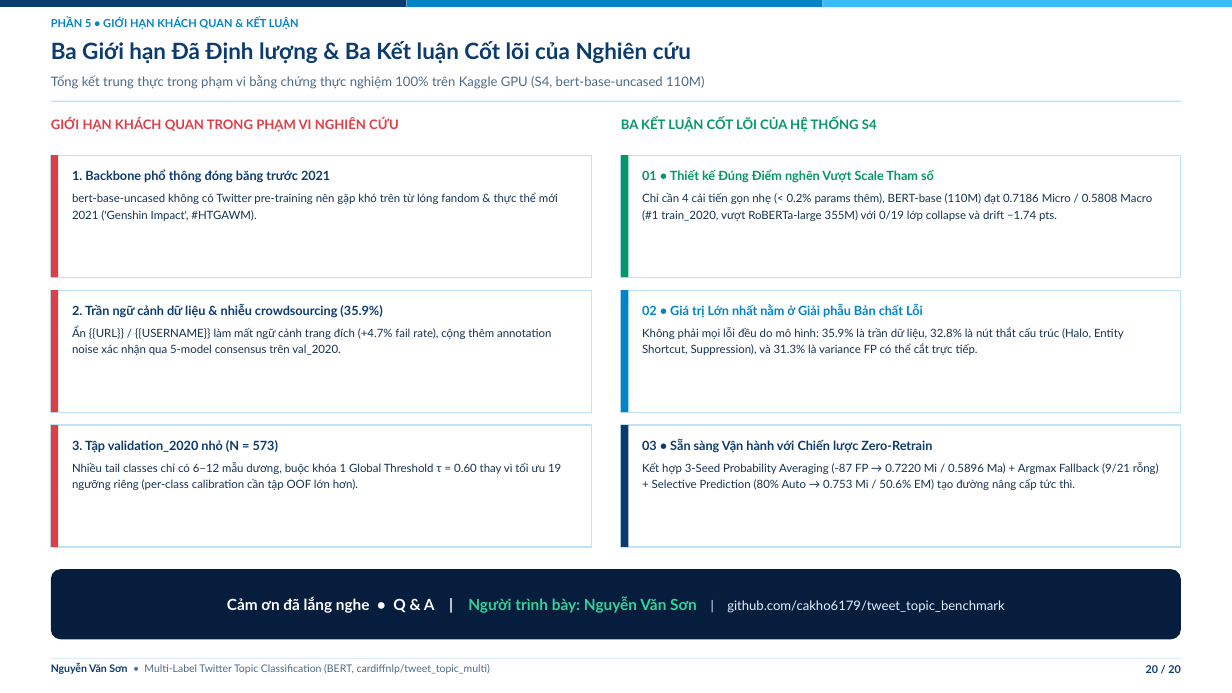
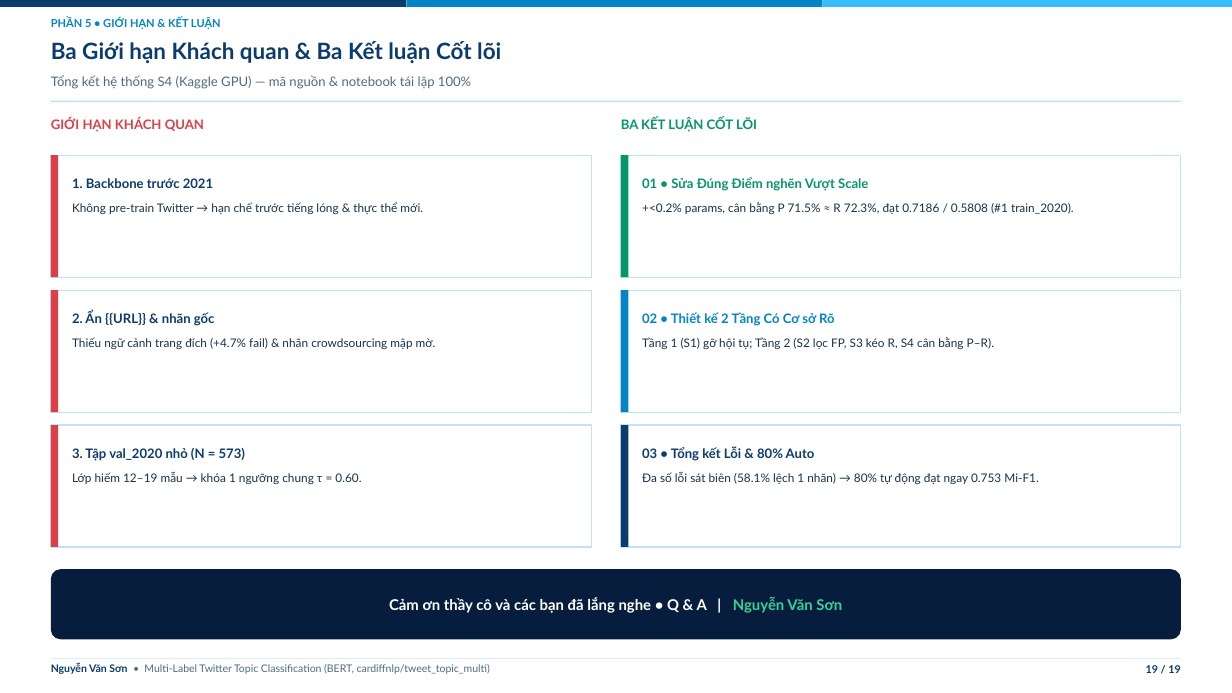
Before and after one commit to cakho6179/tweet_topic_benchmark, a slide deck: slide 19 of presentation/tweet_topic_bert_evaluation.pptx (slide 20 before the commit). Drawn at 1232x693 pixels with LibreOffice and Linux fonts; fonts in the diff are those of the drawing; background and template pictures are left out. Boxes give left, top, right and bottom in pixels: in the first picture for what was removed or moved away, otherwise in the second. Text is boxed around its words. In the diff, an @@ line names an element or a change of style, - is before the commit and + after.

```diff
--- a/presentation/tweet_topic_bert_evaluation.pptx
+++ b/presentation/tweet_topic_bert_evaluation.pptx
@@ text at [51,18,221,29]: text changed @@
-PHẦN 5 • GIỚI HẠN KHÁCH QUAN & KẾT LUẬN
+PHẦN 5 • GIỚI HẠN & KẾT LUẬN
@@ text at [51,41,501,64]: text changed @@
-Ba Giới hạn Đã Định lượng & Ba Kết luận Cốt lõi của Nghiên cứu
+Ba Giới hạn Khách quan & Ba Kết luận Cốt lõi
@@ text at [51,75,471,89]: text changed @@
-Tổng kết trung thực trong phạm vi bằng chứng thực nghiệm 100% trên Kaggle GPU (S4, bert-base-uncased 110M)
+Tổng kết hệ thống S4 (Kaggle GPU) — mã nguồn & notebook tái lập 100%
@@ text at [51,118,204,132]: text changed @@
-GIỚI HẠN KHÁCH QUAN TRONG PHẠM VI NGHIÊN CỨU
+GIỚI HẠN KHÁCH QUAN
@@ text at [621,118,757,132]: text changed @@
-BA KẾT LUẬN CỐT LÕI CỦA HỆ THỐNG S4
+BA KẾT LUẬN CỐT LÕI
@@ text at [72,178,423,214]: text changed; size 8.9 to 9.2 pt @@
-1. Backbone phổ thông đóng băng trước 2021
-bert-base-uncased không có Twitter pre-training nên gặp khó trên từ lóng fandom & thực thể mới 2021 ('Genshin Impact', #HTGAWM).
+1. Backbone trước 2021
+Không pre-train Twitter → hạn chế trước tiếng lóng & thực thể mới.
@@ text at [642,177,1074,214]: text changed; size 8.9 to 9.2 pt @@
-01 • Thiết kế Đúng Điểm nghẽn Vượt Scale Tham số
-Chỉ cần 4 cải tiến gọn nhẹ (< 0.2% params thêm), BERT-base (110M) đạt 0.7186 Micro / 0.5808 Macro (#1 train_2020, vượt RoBERTa-large 355M) với 0/19 lớp collapse và drift −1.74 pts.
+01 • Sửa Đúng Điểm nghẽn Vượt Scale
++<0.2% params, cân bằng P 71.5% ≈ R 72.3%, đạt 0.7186 / 0.5808 (#1 train_2020).
@@ text at [72,312,436,349]: text changed; size 8.9 to 9.2 pt @@
-2. Trần ngữ cảnh dữ liệu & nhiễu crowdsourcing (35.9%)
-Ẩn {{URL}} / {{USERNAME}} làm mất ngữ cảnh trang đích (+4.7% fail rate), cộng thêm annotation noise xác nhận qua 5-model consensus trên val_2020.
+2. Ẩn {{URL}} & nhãn gốc
+Thiếu ngữ cảnh trang đích (+4.7% fail) & nhãn crowdsourcing mập mờ.
@@ text at [642,312,994,349]: text changed; size 8.9 to 9.2 pt @@
-02 • Giá trị Lớn nhất nằm ở Giải phẫu Bản chất Lỗi
-Không phải mọi lỗi đều do mô hình: 35.9% là trần dữ liệu, 32.8% là nút thắt cấu trúc (Halo, Entity Shortcut, Suppression), và 31.3% là variance FP có thể cắt trực tiếp.
+02 • Thiết kế 2 Tầng Có Cơ sở Rõ
+Tầng 1 (S1) gỡ hội tụ; Tầng 2 (S2 lọc FP, S3 kéo R, S4 cân bằng P–R).
@@ text at [72,448,361,484]: text changed; size 8.9 to 9.2 pt @@
-3. Tập validation_2020 nhỏ (N = 573)
-Nhiều tail classes chỉ có 6–12 mẫu dương, buộc khóa 1 Global Threshold τ = 0.60 thay vì tối ưu 19 ngưỡng riêng (per-class calibration cần tập OOF lớn hơn).
+3. Tập val_2020 nhỏ (N = 573)
+Lớp hiếm 12–19 mẫu → khóa 1 ngưỡng chung τ = 0.60.
@@ text at [642,447,1039,484]: text changed; size 8.9 to 9.2 pt @@
-03 • Sẵn sàng Vận hành với Chiến lược Zero-Retrain
-Kết hợp 3-Seed Probability Averaging (-87 FP → 0.7220 Mi / 0.5896 Ma) + Argmax Fallback (9/21 rỗng) + Selective Prediction (80% Auto → 0.753 Mi / 50.6% EM) tạo đường nâng cấp tức thì.
+03 • Tổng kết Lỗi & 80% Auto
+Đa số lỗi sát biên (58.1% lệch 1 nhãn) → 80% tự động đạt ngay 0.753 Mi-F1.
@@ text at [389,597,842,613]: text changed; size 12 to 11.6 pt; text colour #E0F2FE to #FFFFFF @@
-Cảm ơn đã lắng nghe • Q & A | Người trình bày: Nguyễn Văn Sơn | github.com/cakho6179/tweet_topic_benchmark
+Cảm ơn thầy cô và các bạn đã lắng nghe • Q & A | Nguyễn Văn Sơn
@@ text at [1146,665,1180,673]: text changed @@
-20 / 20
+19 / 19
```
Also in this commit, not shown: 11 other slides changed, 7 slides added, 8 slides removed, 16 other files.
